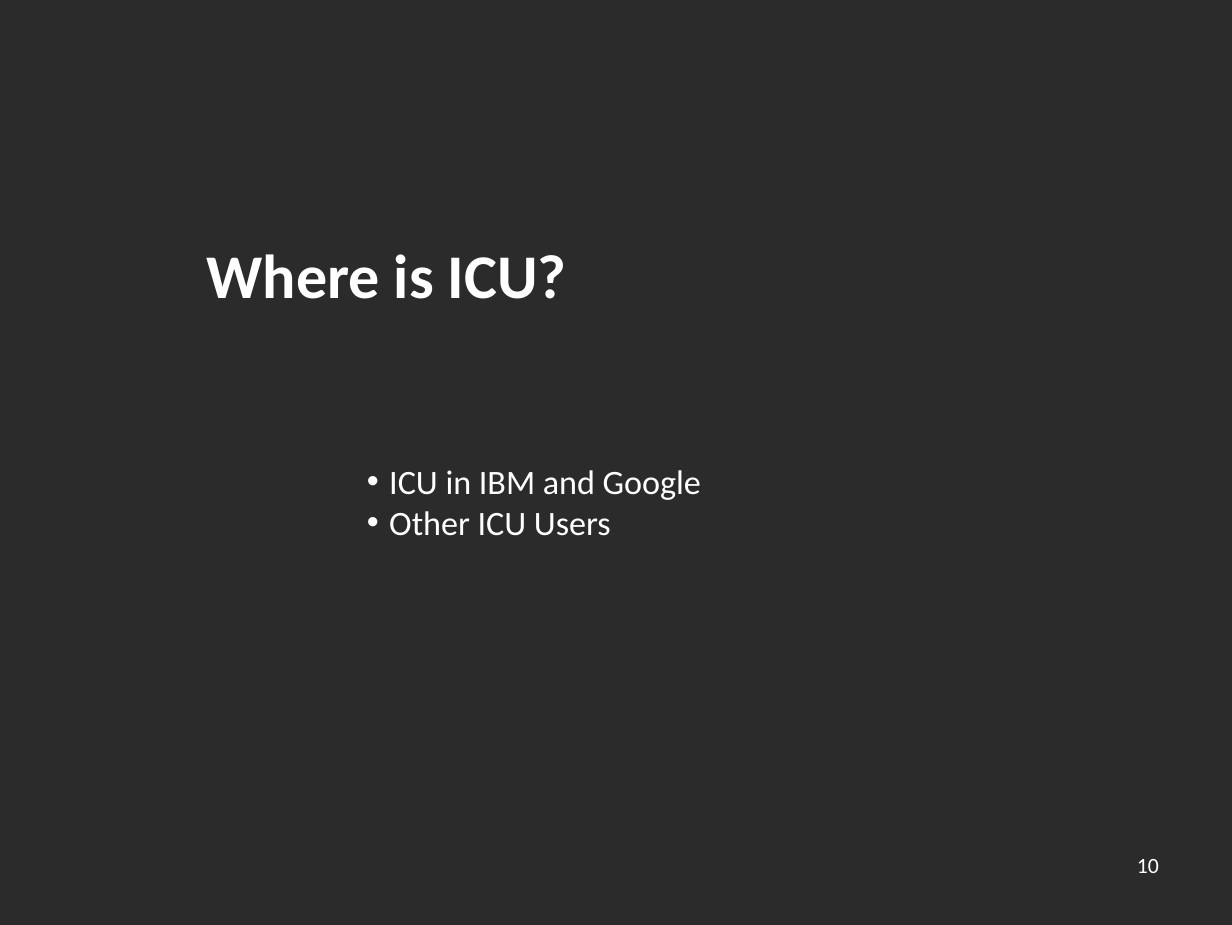
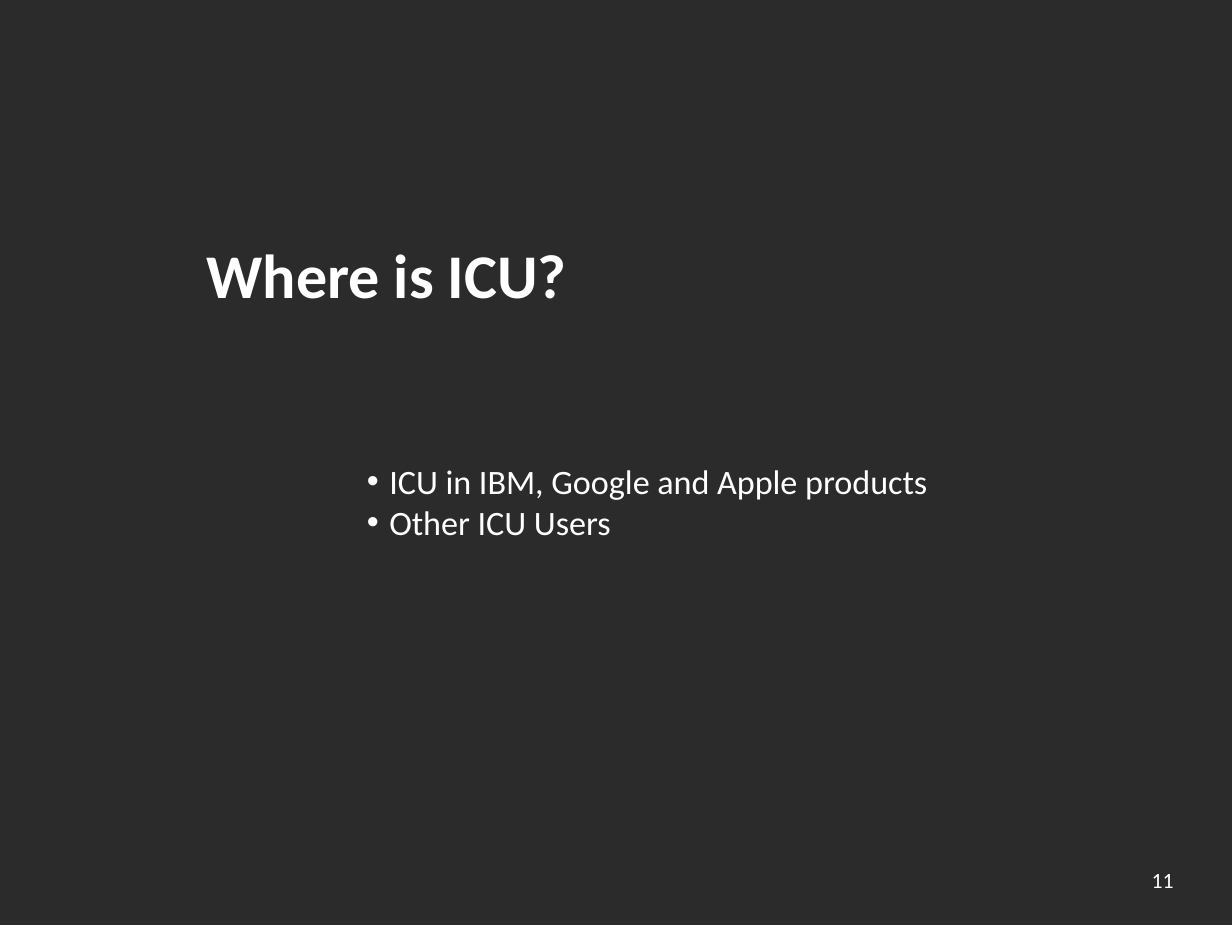
Before and after one commit to unicode-org/icu-docs, a slide deck: slide 11 of docs/pres/icu_overview.odp (slide 10 before the commit). Drawn at 1232x925 pixels with LibreOffice and Linux fonts; fonts in the diff are those of the drawing; background and template pictures are left out; a plain dark background stands for a picture behind light text. Boxes give left, top, right and bottom in pixels: in the first picture for what was removed or moved away, otherwise in the second. Text is boxed around its words. In the diff, an @@ line names an element or a change of style, - is before the commit and + after.

```diff
--- a/docs/pres/icu_overview.odp
+++ b/docs/pres/icu_overview.odp
@@ text at [389,470,927,500]: text changed @@
-• ICU in IBM and Google
+• ICU in IBM, Google and Apple products
@@ page number removed at [1137,859,1159,873] @@
-10
@@ page number added at [1152,874,1174,888], 14 pt, text #FFFFFF @@
+11
```
Also in this commit, not shown: 26 other slides changed, 7 slides added, 1 other file.
